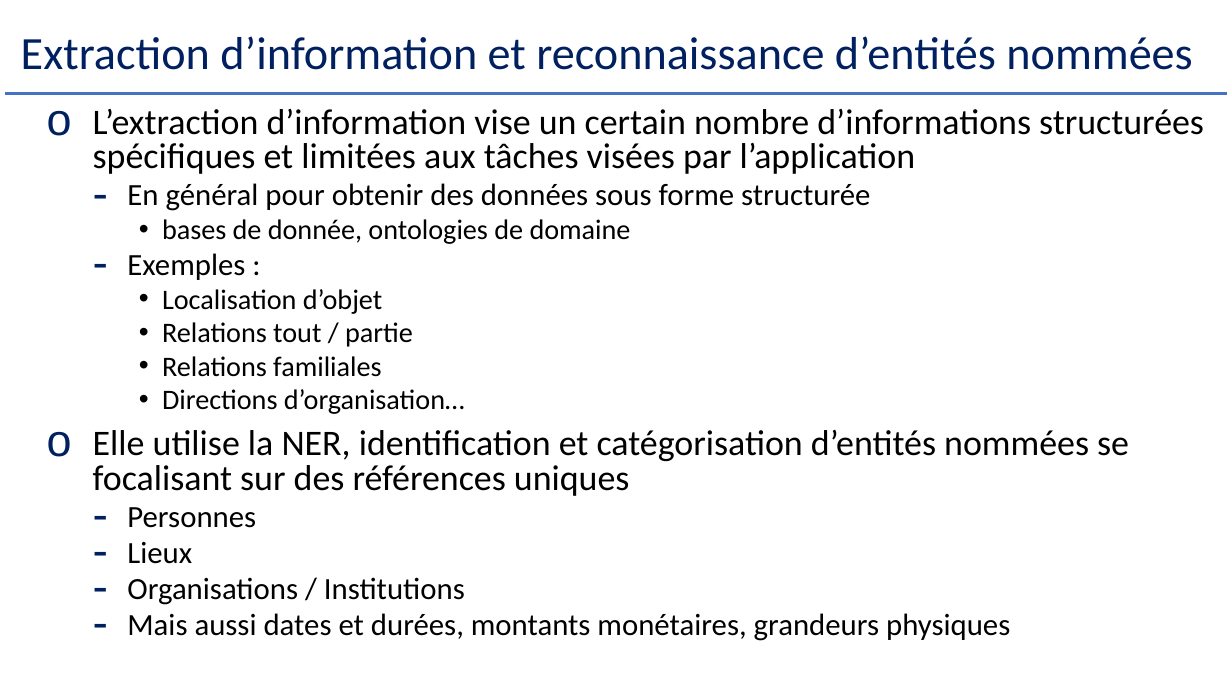
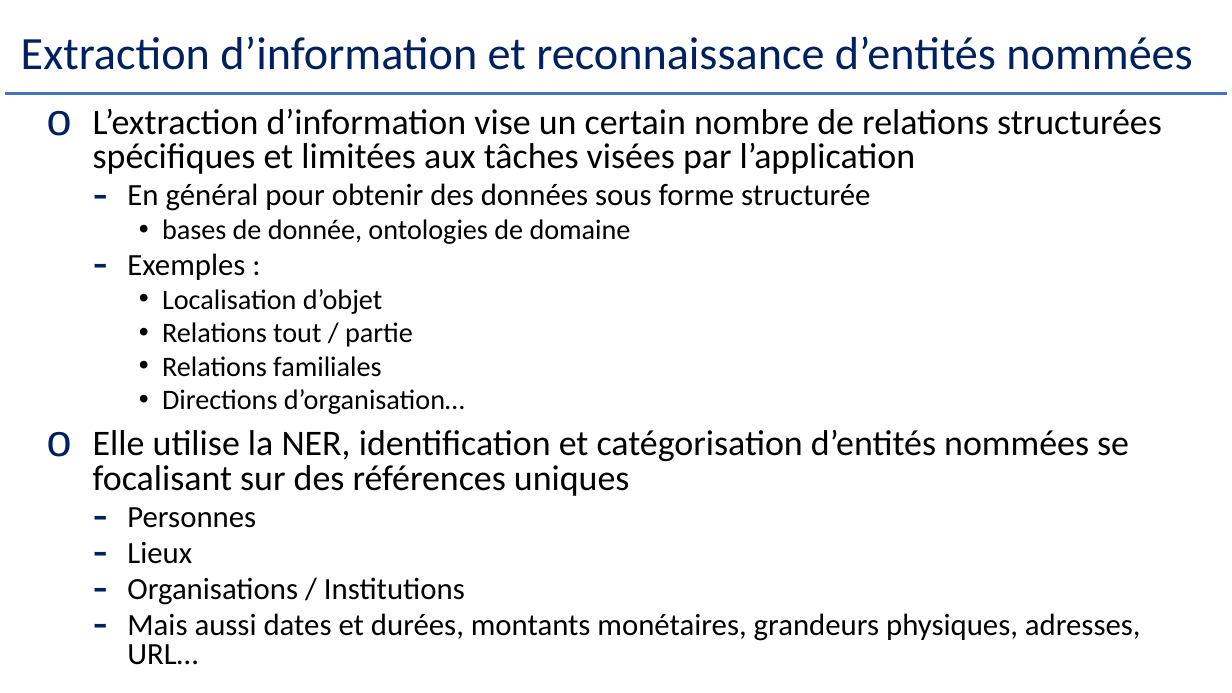
Before and after one commit to Herve-Guerin/cours-NLP-Gustave-Eiffel, a slide deck: slide 37 of Slides/NLP et Analyse Textuelle V2 - 1.pptx. Drawn at 1232x693 pixels with LibreOffice and Linux fonts; fonts in the diff are those of the drawing. Boxes give left, top, right and bottom in pixels: in the first picture for what was removed or moved away, otherwise in the second. Text is boxed around its words. In the diff, an @@ line names an element or a change of style, - is before the commit and + after.

```diff
--- a/Slides/NLP et Analyse Textuelle V2 - 1.pptx
+++ b/Slides/NLP et Analyse Textuelle V2 - 1.pptx
@@ text at (93,108,1162,174): text changed @@
-o L’extraction d’information vise un certain nombre d’informations structurées spécifiques et limitées aux tâches visées par l’application
+o L’extraction d’information vise un certain nombre de relations structurées spécifiques et limitées aux tâches visées par l’application
@@ text at (127,613,1141,665): text changed @@
-  – Mais aussi dates et durées, montants monétaires, grandeurs physiques
+  – Mais aussi dates et durées, montants monétaires, grandeurs physiques, adresses, URL…
```
Also in this commit, not shown: 35 other slides changed, 2 slides added, 2 other files.
